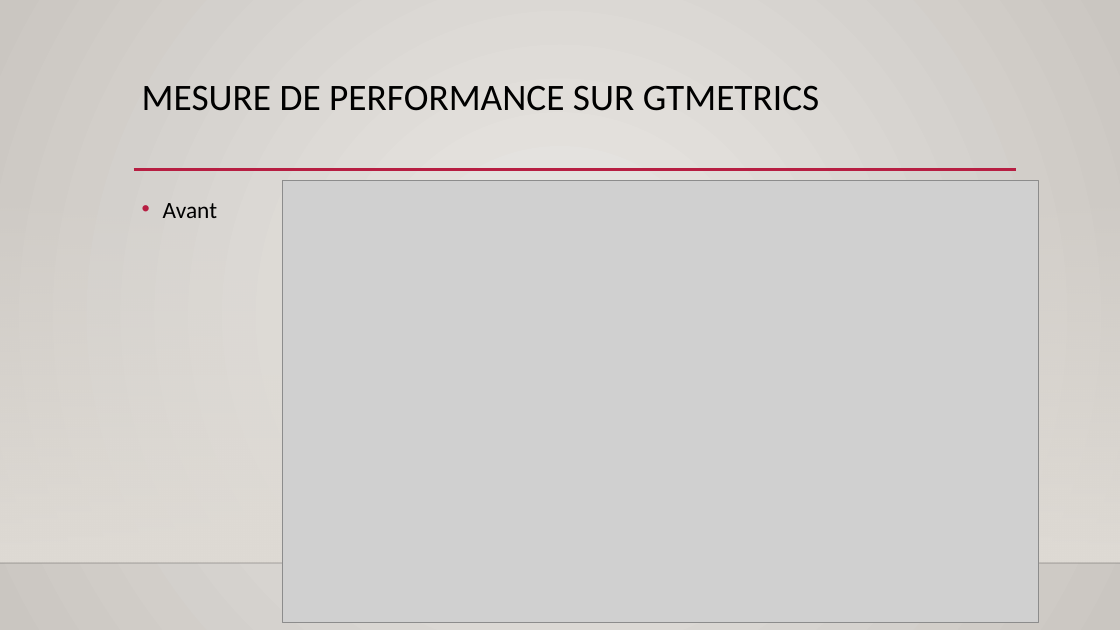
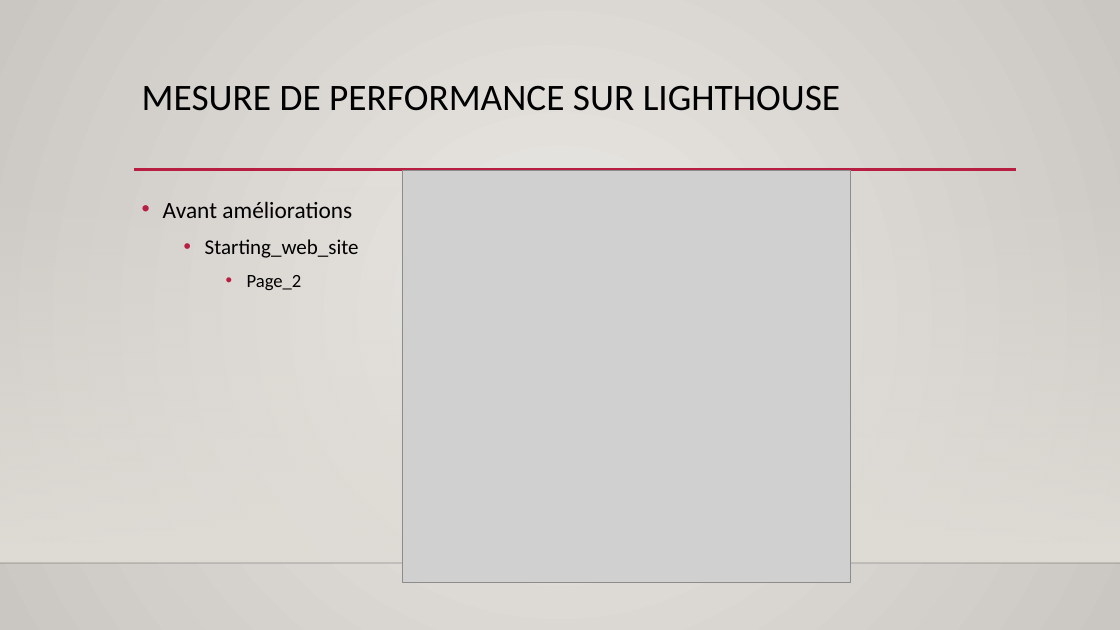
Before and after one commit to o-said/projet-4-la_chouette_agence, a slide deck: slide 4 of audit/Présentation du projet 4.pptx (slide 6 before the commit). Drawn at 1120x630 pixels with LibreOffice and Linux fonts; fonts in the diff are those of the drawing; grey boxes stand for pictures; background and template pictures are left out. Boxes give left, top, right and bottom in pixels: in the first picture for what was removed or moved away, otherwise in the second. Text is boxed around its words. In the diff, an @@ line names an element or a change of style, - is before the commit and + after.

```diff
--- a/audit/Présentation du projet 4.pptx
+++ b/audit/Présentation du projet 4.pptx
@@ title at (142, 85, 840, 111): text changed @@
-MESURE DE PERFORMANCE SUR GTMETRICS
+MESURE DE PERFORMANCE SUR LIGHTHOUSE
@@ picture: place and size @@
-picture at (282, 181, 1038, 623)
+picture at (402, 171, 850, 583)
@@ text at (163, 201, 359, 290): text changed @@
-• Avant
+• Avant améliorations
+  • Starting_web_site
+    • Page_2
```
Also in this commit, not shown: 7 other slides changed, 10 slides added, 2 other files.
